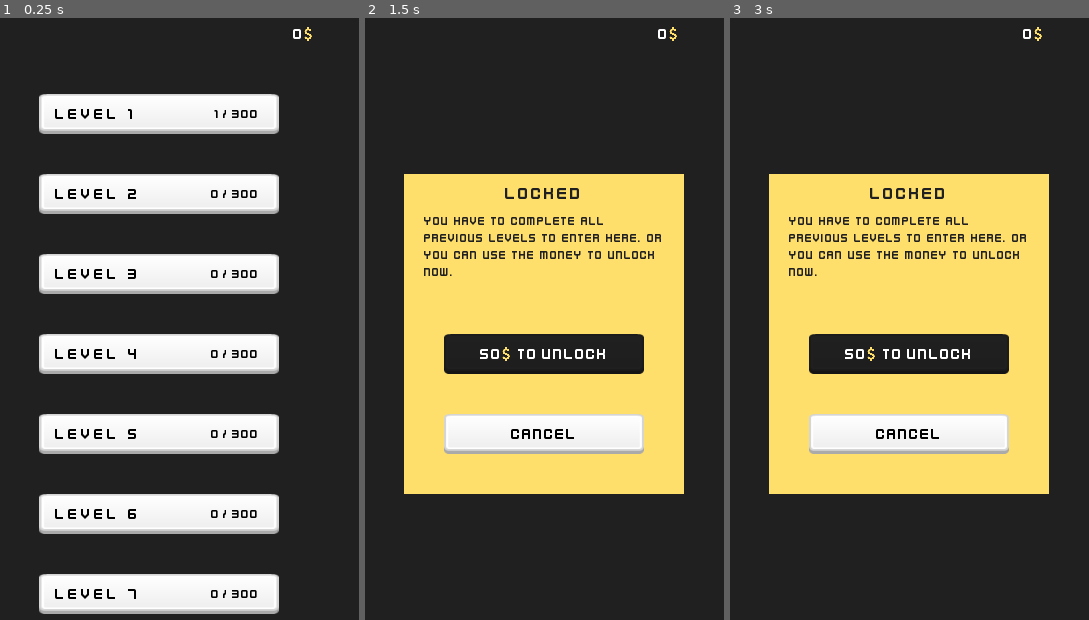
Above: before the commit, frames 1-3 (left to right).
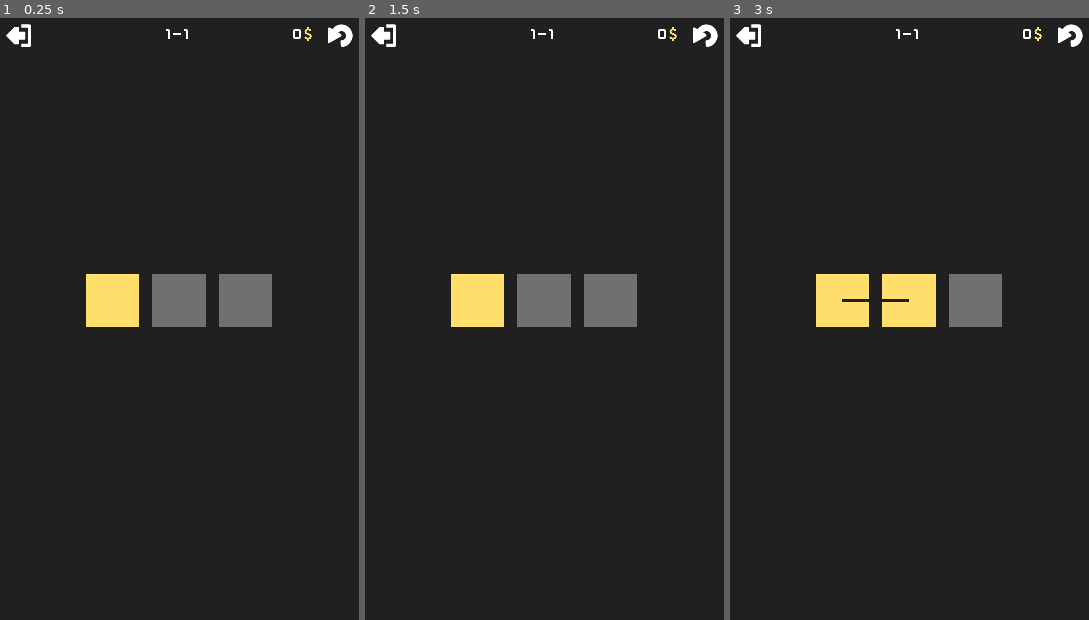
Above: after the commit, the same moments.

Repository: kentmonh/godot_fill_mazes
Game: Godot game, scene res://play_scenes/menu_main.tscn
Same seed, same stepped clock (60 frames per second), same inputs: the game is played once before the commit and once after it.
Inputs (mouse positions are in pixels of both pictures, inside the frame that each line leads up to):
- Up to frame 1 (0.25 s): no input
- Up to frame 2 (1.5 s): click (382, 36) at 0.52 s; click (530, 192) at 1.25 s, where only the run before the commit has a clickable "Level 2"
- Up to frame 3 (3 s): click (909, 433) at 2 s, where only the run before the commit has a clickable "Cancel"; click (895, 276) at 2.75 s, where only the run before the commit has a clickable "Level 3"

The runs differ from the first frame. In frame 1, 34% of the frame differs, in the area x 1-99%, y 0-100%; in frame 2, 36%, in the area x 1-99%, y 0-80%; in frame 3, 35%.

Commit message:
Add zoom and go to the first level at the first time

Diff:
--- a/Godot_Core_Game/global/player.gd
+++ b/Godot_Core_Game/global/player.gd
@@ -32,8 +32,7 @@
 func load_level():
 	var save_file = File.new()
 	if not save_file.file_exists(SAVE_PATH):
-		print("Aborting, no savefile")
-		return
+		print("MinhLog Aborting, no save file!")
 	else:
 		save_file.open(SAVE_PATH, File.READ)
 		var data = save_file.get_var()
--- /dev/null
+++ b/Godot_Core_Game/play_scenes/cameras_zoom/camera_zoom_0.65.gd
@@ -0,0 +1,5 @@
+extends Camera2D
+
+func _ready():
+	offset = Vector2(180, 320)
+	zoom = Vector2(0.65, 0.65)
--- /dev/null
+++ b/Godot_Core_Game/play_scenes/cameras_zoom/camera_zoom_0.65.tscn
@@ -0,0 +1,9 @@
+[gd_scene load_steps=2 format=2]
+
+[ext_resource path="res://play_scenes/cameras_zoom/camera_zoom_0.65.gd" type="Script" id=1]
+
+[node name="Camera2D" type="Camera2D"]
+offset = Vector2( 180, 320 )
+current = true
+zoom = Vector2( 0.7, 0.7 )
+script = ExtResource( 1 )
--- /dev/null
+++ b/Godot_Core_Game/play_scenes/cameras_zoom/camera_zoom_0.75.gd
@@ -0,0 +1,5 @@
+extends Camera2D
+
+func _ready():
+	offset = Vector2(180, 320)
+	zoom = Vector2(0.75, 0.75)
--- /dev/null
+++ b/Godot_Core_Game/play_scenes/cameras_zoom/camera_zoom_0.75.tscn
@@ -0,0 +1,9 @@
+[gd_scene load_steps=2 format=2]
+
+[ext_resource path="res://play_scenes/cameras_zoom/camera_zoom_0.75.gd" type="Script" id=1]
+
+[node name="Camera2D" type="Camera2D"]
+offset = Vector2( 180, 320 )
+current = true
+zoom = Vector2( 0.7, 0.7 )
+script = ExtResource( 1 )
--- a/Godot_Core_Game/play_scenes/level_1/level_1.tscn
+++ b/Godot_Core_Game/play_scenes/level_1/level_1.tscn
@@ -1,31 +1,19 @@
-[gd_scene load_steps=6 format=2]
+[gd_scene load_steps=4 format=2]
 
 [ext_resource path="res://play_scenes/game_template.gd" type="Script" id=1]
 [ext_resource path="res://play_scenes/cameras_zoom/camera_zoom_0.6.tscn" type="PackedScene" id=2]
-[ext_resource path="res://scenes/block.gd" type="Script" id=3]
 [ext_resource path="res://scenes/block.tscn" type="PackedScene" id=4]
-[ext_resource path="res://play_scenes/cameras_zoom/camera_zoom_0.6.gd" type="Script" id=5]
 
 [node name="Game_Template" type="Node2D"]
 script = ExtResource( 1 )
 
-[node name="Camera2D" type="Camera2D" parent="." instance=ExtResource( 2 )]
-offset = Vector2( 180, 320 )
-current = true
-zoom = Vector2( 0.7, 0.7 )
-script = ExtResource( 5 )
+[node name="Camera2D" parent="." instance=ExtResource( 2 )]
 
-[node name="Block" type="Area2D" parent="." groups=["blocks"] instance=ExtResource( 4 )]
+[node name="Block" parent="." instance=ExtResource( 4 )]
 position = Vector2( 120, 280 )
-z_index = -1
-script = ExtResource( 3 )
 
-[node name="Block2" type="Area2D" parent="." groups=["blocks"] instance=ExtResource( 4 )]
+[node name="Block2" parent="." instance=ExtResource( 4 )]
 position = Vector2( 160, 280 )
-z_index = -1
-script = ExtResource( 3 )
 
-[node name="Block3" type="Area2D" parent="." groups=["blocks"] instance=ExtResource( 4 )]
+[node name="Block3" parent="." instance=ExtResource( 4 )]
 position = Vector2( 200, 280 )
-z_index = -1
-script = ExtResource( 3 )
--- /dev/null
+++ b/Godot_Core_Game/play_scenes/level_1/level_2.tscn
@@ -0,0 +1,25 @@
+[gd_scene load_steps=4 format=2]
+
+[ext_resource path="res://scenes/block.tscn" type="PackedScene" id=1]
+[ext_resource path="res://play_scenes/cameras_zoom/camera_zoom_0.65.tscn" type="PackedScene" id=2]
+[ext_resource path="res://play_scenes/game_template.gd" type="Script" id=5]
+
+[node name="Game_Template" type="Node2D"]
+script = ExtResource( 5 )
+
+[node name="Game_Camera" parent="." instance=ExtResource( 2 )]
+
+[node name="Block" parent="." instance=ExtResource( 1 )]
+position = Vector2( 120, 260 )
+
+[node name="Block2" parent="." instance=ExtResource( 1 )]
+position = Vector2( 120, 300 )
+
+[node name="Block3" parent="." instance=ExtResource( 1 )]
+position = Vector2( 160, 300 )
+
+[node name="Block4" parent="." instance=ExtResource( 1 )]
+position = Vector2( 160, 260 )
+
+[node name="Block5" parent="." instance=ExtResource( 1 )]
+position = Vector2( 200, 260 )
--- a/Godot_Core_Game/play_scenes/menu_main.gd
+++ b/Godot_Core_Game/play_scenes/menu_main.gd
@@ -4,8 +4,8 @@
 
 func _ready():
 	# This code used for delete save file when testing
-#	var dir = Directory.new()
-#	dir.remove("user://save-data.json")
+	var dir = Directory.new()
+	dir.remove("user://save-data.save")
 
 	# Load levels at init
 	Player.load_level()
@@ -29,3 +29,9 @@
 			button.get_node("Button").text = text_level
 			button.get_node("Label").text = label_text
 			button.get_node("Button").disabled = false
+
+	# Move to the first level in the first time play
+	if Player.unlock_levels[0] == 1:
+		Player.level_category = 1
+		Player.level = 1
+		Global.goto_scene("res://play_scenes/level_1/level_1.tscn")
--- a/Godot_Core_Game/scripts/create_levels.gd
+++ b/Godot_Core_Game/scripts/create_levels.gd
@@ -20,7 +20,7 @@
 # Begin of level
 func _init():
 	# Init variables
-	level = Level.new(3, 1, 3)
+	level = Level.new(3, 2, 5)
 	num_of_start_points = level.row_length * level.column_length
 
 # Create matrix with false values (init matrix, do not visit any point)
--- a/Godot_Core_Game/scripts/create_play_scenes.gd
+++ b/Godot_Core_Game/scripts/create_play_scenes.gd
@@ -9,7 +9,7 @@
 # Number of level category
 var level_category = 1
 # Number of levels created
-var level_created = 0
+var level_created = 1
 
 func _run():
 	var create_levels = CreateLevels.new()
@@ -21,7 +21,7 @@
 	var center_screen = middle_screen - Vector2(center_level_x, center_level_y)
 	create_levels.all_paths.shuffle()
 	var path_size : int = create_levels.all_paths.size()
-	var size : int = 320
+	var size : int = 1
 	if path_size > size:
 		path_size = size
 	for i in path_size:
